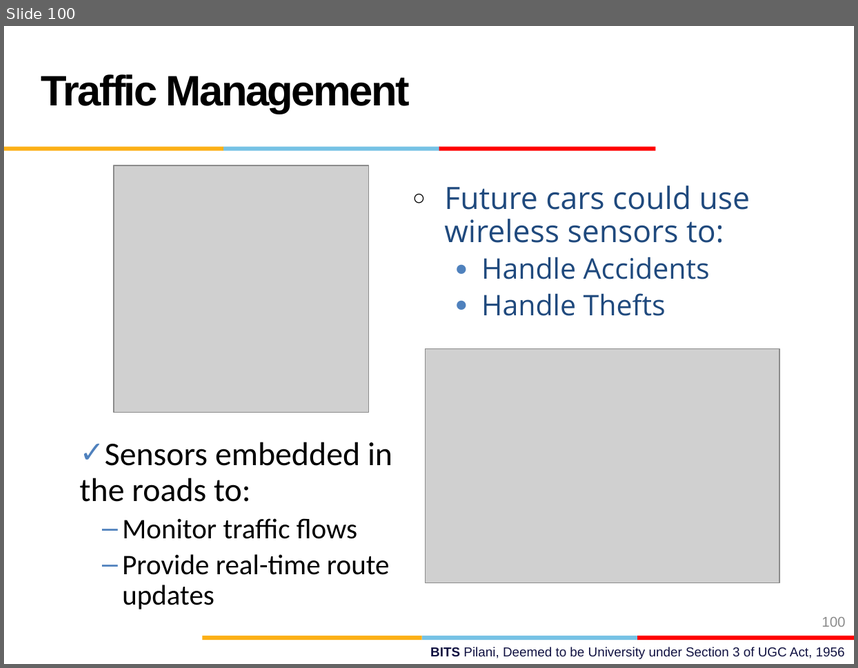
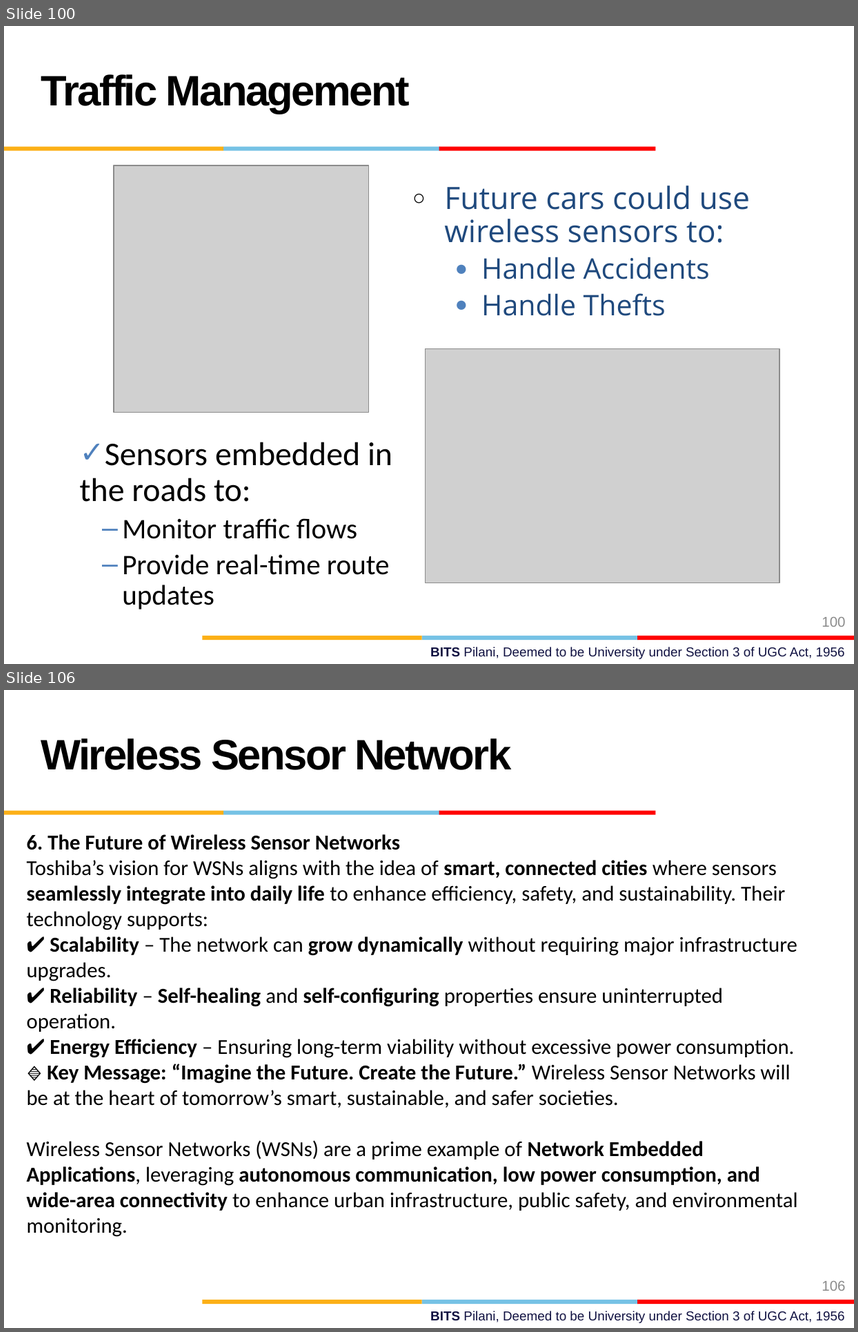
Before and after one commit to AbidKhan01ak/Mtech-7th-Sem, a slide deck: NEA/NEA.pptx. Shown one above the other, each under a label of ours: slide 100 before the commit, slides 100 and 106 after it; the slides between them are not shown. The pictures are 858x668 and 858x1332 pixels, drawn with LibreOffice and Linux fonts; fonts in the diff are those of the drawing; grey boxes stand for pictures; background and template pictures are left out. Boxes give left, top, right and bottom in pixels: in the first picture for what was removed or moved away, otherwise in the second. Text is boxed around its words. In the diff, an @@ line names an element or a change of style, - is before the commit and + after.

```diff
--- a/NEA/NEA.pptx
+++ b/NEA/NEA.pptx
@@ slide 106 added at (4, 690, 854, 1328), background #FFFFFF; not listed: 7 template elements that a slide beside it also shows @@
@@ text added at (41, 738, 512, 770), 36 pt, text #000000, bold @@
+Wireless Sensor Network
@@ text added at (27, 834, 798, 1236), 18 pt, text #000000 @@
+6. The Future of Wireless Sensor Networks
+Toshiba’s vision for WSNs aligns with the idea of smart, connected cities where sensors seamlessly integrate into daily life to enhance efficiency, safety, and sustainability. Their technology supports:
+✔ Scalability – The network can grow dynamically without requiring major infrastructure upgrades.
+✔ Reliability – Self-healing and self-configuring properties ensure uninterrupted operation.
+✔ Energy Efficiency – Ensuring long-term viability without excessive power consumption.
+🔹 Key Message: “Imagine the Future. Create the Future.” Wireless Sensor Networks will be at the heart of tomorrow’s smart, sustainable, and safer societies.
+Wireless Sensor Networks (WSNs) are a prime example of Network Embedded Applications, leveraging autonomous communication, low power consumption, and wide-area connectivity to enhance urban infrastructure, public safety, and environmental monitoring.
@@ page number added at (822, 1281, 845, 1290), 12 pt, text #8C8C8C @@
+106
```
Also in this commit, not shown: 1 slide changed, 75 other slides added.
